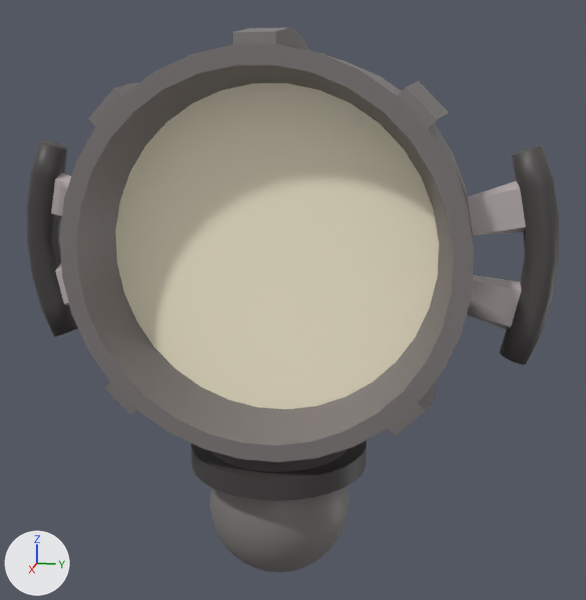
Two versions of the FBX model Assets/1_Game/Models/spotlight/spotlight.fbx, one commit apart.
One viewpoint serves both versions: a 50 mm camera at (1.165, 0.257, 1.538) aimed at (-0.024, 0.019, 1.241). Every picture has the same lights, and +X, +Y and +Z are marked at lower left. Where no turn or scale is listed for an object, it has been applied to the vertices.

Names of what the first picture shows: 'spotlight'.
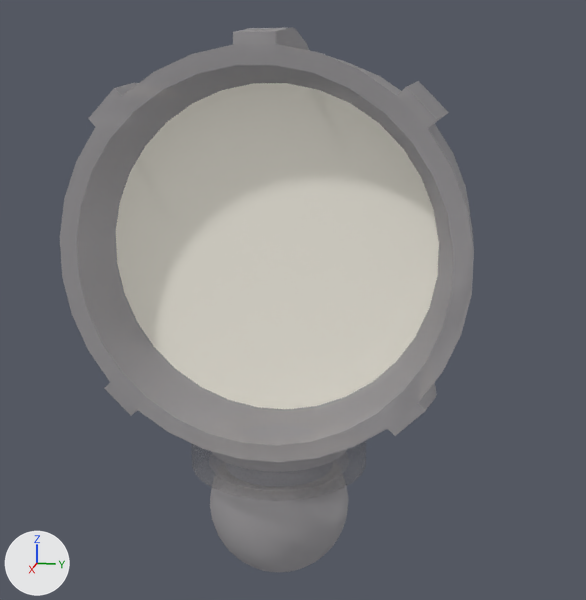
Location of each change, [x1, y1, x2, y2] in pixels of the pictures (586 x 600 px):
'spotlight', surface changed, reshaped: before [27, 28, 559, 572]; after [116, 83, 439, 409]
part 1 of me_cylinder, deleted: before [467, 145, 559, 365]
part 2 of me_cylinder, deleted (black): before [27, 140, 78, 337]

What changed in the scene script:
```text
Change img_spotlight_png:
    img_spotlight_png: load_image('spotlight.png', 'spotlight.png', 4, 4, 'sRGB') -> load_image('spotlight.png', 'spotlight.png', 4, 4, 'Non-Color')
Change mat_material_001:
    add n3 = _N.new('ShaderNodeTexImage'); n3.name = 'Image Texture.001'
    add n3.image = img_spotlight_png
    where n0 = _N.new('ShaderNodeBsdfPrincipled'); n0.name = 'Principled BSDF'
    add _L.new(n3.outputs[0], n0.inputs[4])  # 'Color' to 'Alpha'
Change me_cylinder:
    used by ob_spotlight; location = (0.0, 0.0, 0.916)
    remove me_cylinder.from_pydata(...)  # 1009 vertices, 1007 faces; spans x -0.168..0.138, y -0.401..0.401, z -0.111..0.718
    add me_cylinder.from_pydata(...)  # 841 vertices, 843 faces; spans x -0.168..0.138, y -0.284..0.283, z -0.111..0.718
    me_cylinder part 1
    84 vertices are removed from x -0.024..0.024, y 0.329..0.401, z 0.253..0.564
    82 faces are deleted
    me_cylinder part 2
    84 vertices are removed from x -0.024..0.024, y -0.401..-0.329, z 0.253..0.564
    82 faces are deleted
```
